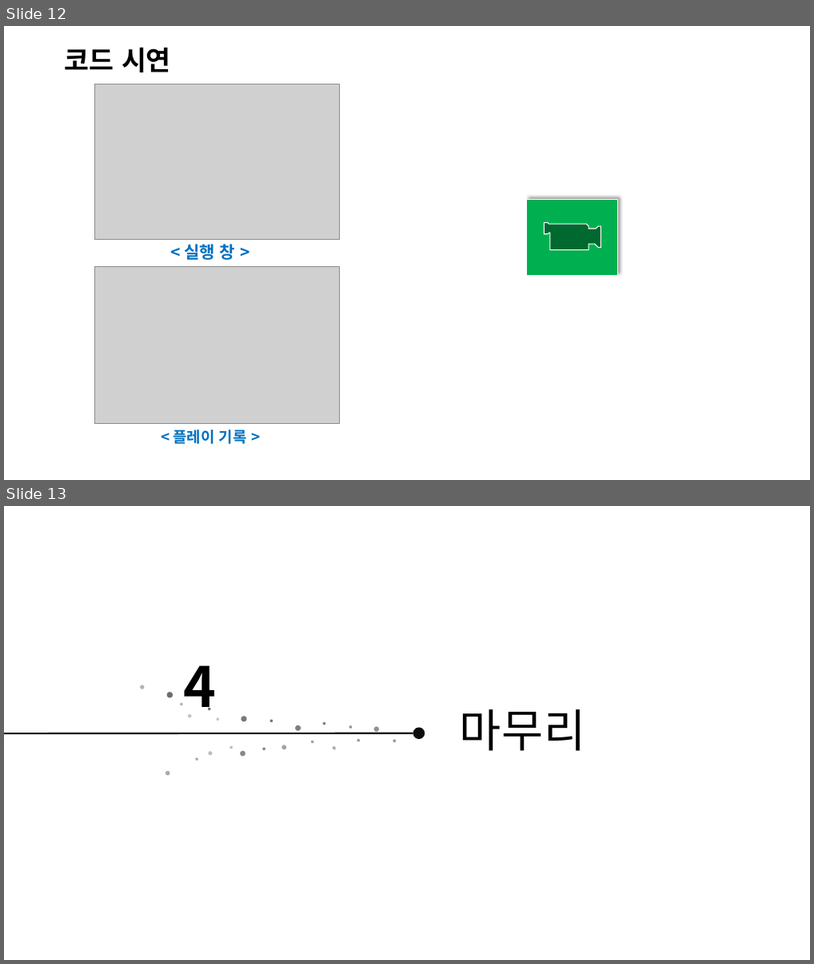
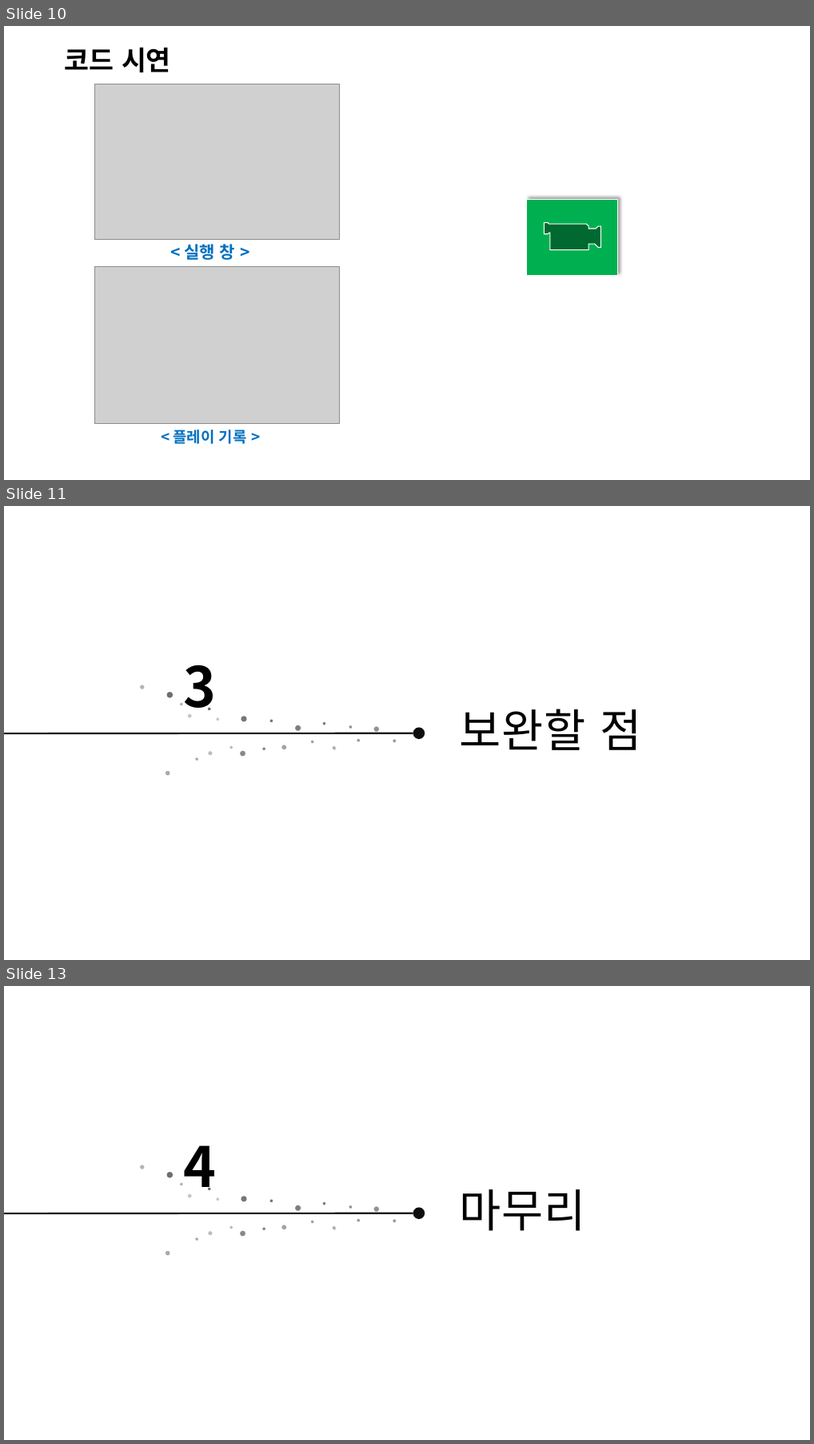
Before and after one commit to aldzl923/C-, a slide deck: Sudoku/C++_프로젝트_스도쿠게임.pptx. Shown one above the other, each under a label of ours: slides 12 and 13 before the commit, slides 10, 11 and 13 after it; the slides between them are not shown. The pictures are 814x964 and 814x1444 pixels, drawn with LibreOffice and Linux fonts; fonts in the diff are those of the drawing; grey boxes stand for pictures; background and template pictures are left out. Boxes give left, top, right and bottom in pixels: in the first picture for what was removed or moved away, otherwise in the second. Text is boxed around its words. In the diff, an @@ line names an element or a change of style, - is before the commit and + after.

```diff
--- a/Sudoku/C++_프로젝트_스도쿠게임.pptx
+++ b/Sudoku/C++_프로젝트_스도쿠게임.pptx
@@ slide 11 added at bbox=[4, 506, 810, 960], background picture (left out) @@
@@ text added at bbox=[184, 664, 217, 717], 66 pt, text #000000, bold @@
+3
@@ text added at bbox=[459, 708, 642, 750], 54 pt, text #000000 @@
+보완할 점
@@ line added from (4, 733) to (414, 733), #0E0E0E 2 pt @@
@@ ellipse added at bbox=[414, 728, 425, 739], fill #0E0E0E @@
@@ group added at bbox=[140, 685, 396, 776]: 12 ellipses @@
@@ group added at bbox=[180, 703, 360, 760]: 12 ellipses @@
@@ what was slide 12 is now slide 10 @@
```
Also in this commit, not shown: 7 slides changed, 1 other slide added, 2 slides removed, 2 other files.
